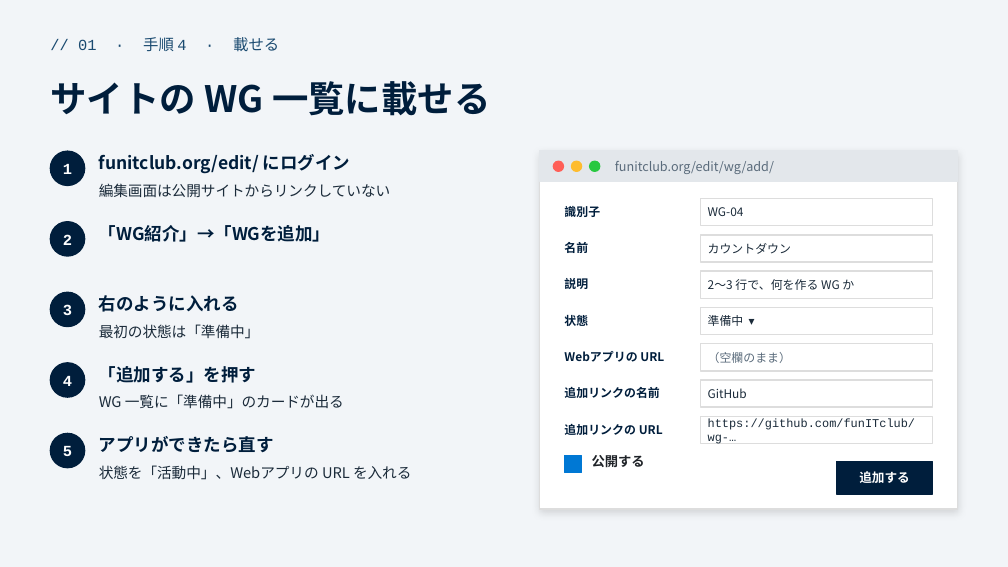
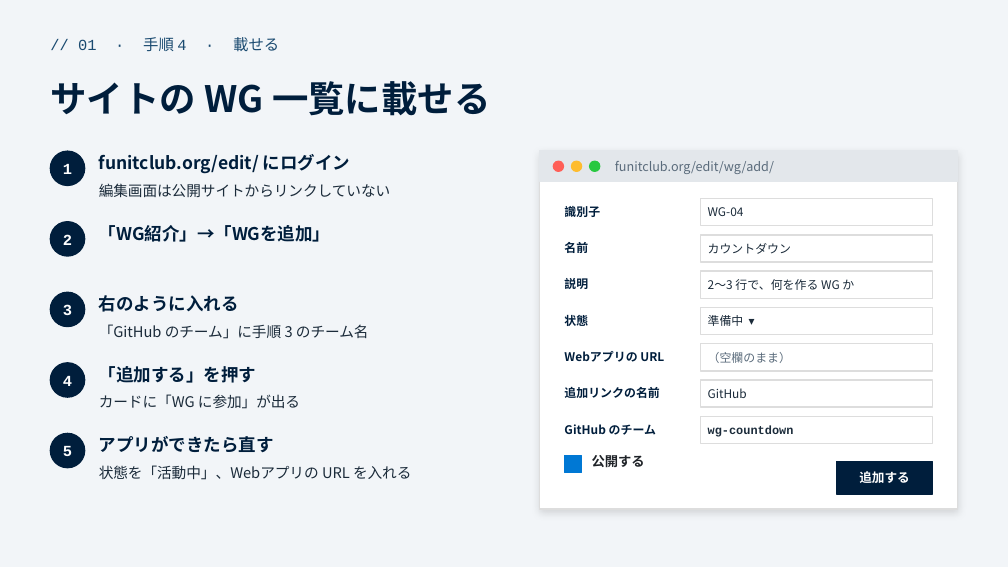
Before and after one commit to funITclub/homepage, a slide deck: slide 7 of docs/WG立ち上げガイド/01_リポジトリの作り方と運用.pptx. Drawn at 1008x567 pixels with LibreOffice and Linux fonts; fonts in the diff are those of the drawing; background and template pictures are left out. Boxes give left, top, right and bottom in pixels: in the first picture for what was removed or moved away, otherwise in the second. Text is boxed around its words. In the diff, an @@ line names an element or a change of style, - is before the commit and + after.

```diff
--- a/docs/WG立ち上げガイド/01_リポジトリの作り方と運用.pptx
+++ b/docs/WG立ち上げガイド/01_リポジトリの作り方と運用.pptx
@@ text at [99,324,369,339]: text changed @@
-最初の状態は「準備中」
+「GitHub のチーム」に手順 3 のチーム名
@@ text at [99,394,300,409]: text changed @@
-WG 一覧に「準備中」のカードが出る
+カードに「WG に参加」が出る
@@ text at [564,424,656,435]: text changed @@
-追加リンクの URL
+GitHub のチーム
@@ text at [708,426,794,437]: text changed; bold on @@
-https://github.com/funITclub/wg-…
+wg-countdown
```
Also in this commit, not shown: 3 other slides changed, 1 slide added, 4 other files.
